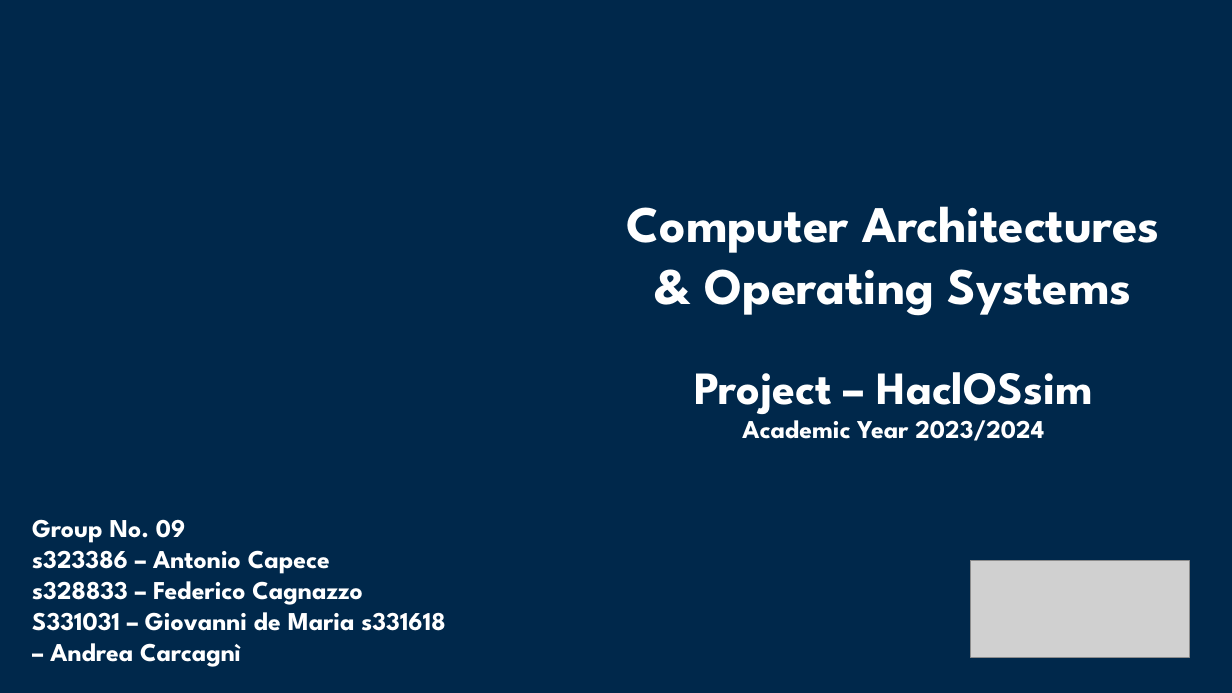
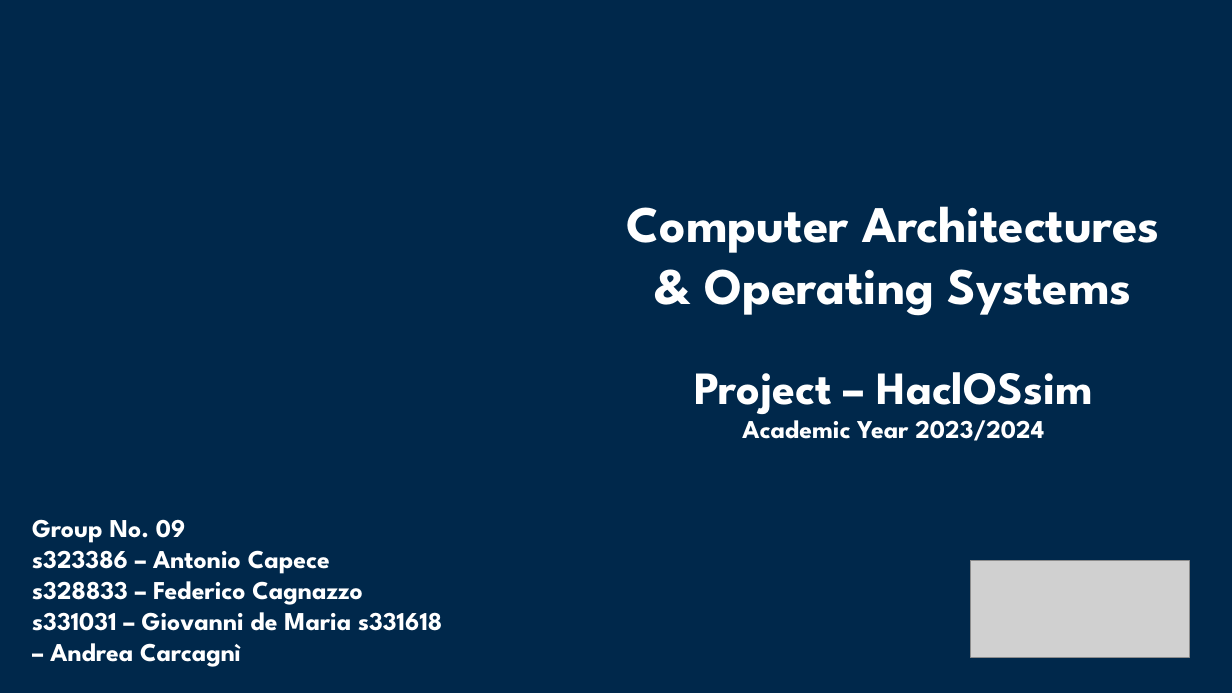
Before and after one commit to giovannidemaria/Polito-FreeRTOS-exploration, a slide deck: slide 1 of Documentation/HaclOSsim - Group09.pptx. Drawn at 1232x693 pixels with LibreOffice and Linux fonts; fonts in the diff are those of the drawing; grey boxes stand for pictures; background and template pictures are left out; a plain dark background stands for a picture behind light text. Boxes give left, top, right and bottom in pixels: in the first picture for what was removed or moved away, otherwise in the second. Text is boxed around its words. In the diff, an @@ line names an element or a change of style, - is before the commit and + after.

```diff
--- a/Documentation/HaclOSsim - Group09.pptx
+++ b/Documentation/HaclOSsim - Group09.pptx
@@ text at box(32, 604, 442, 667): text changed @@
-S331031 – Giovanni de Maria s331618 – Andrea Carcagnì
+s331031 – Giovanni de Maria s331618 – Andrea Carcagnì
```
Also in this commit, not shown: 5 other slides changed, 1 other file.
